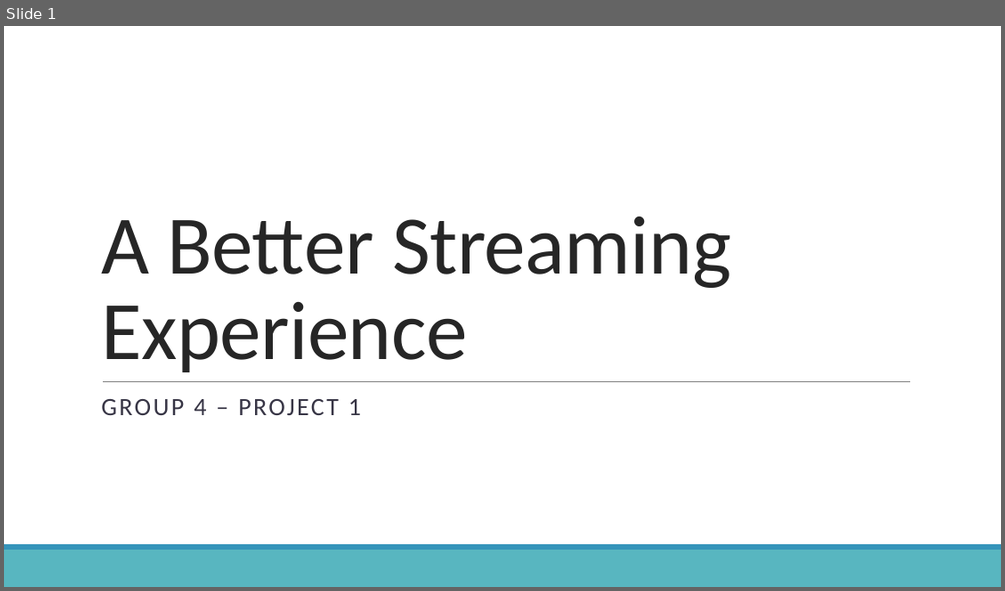
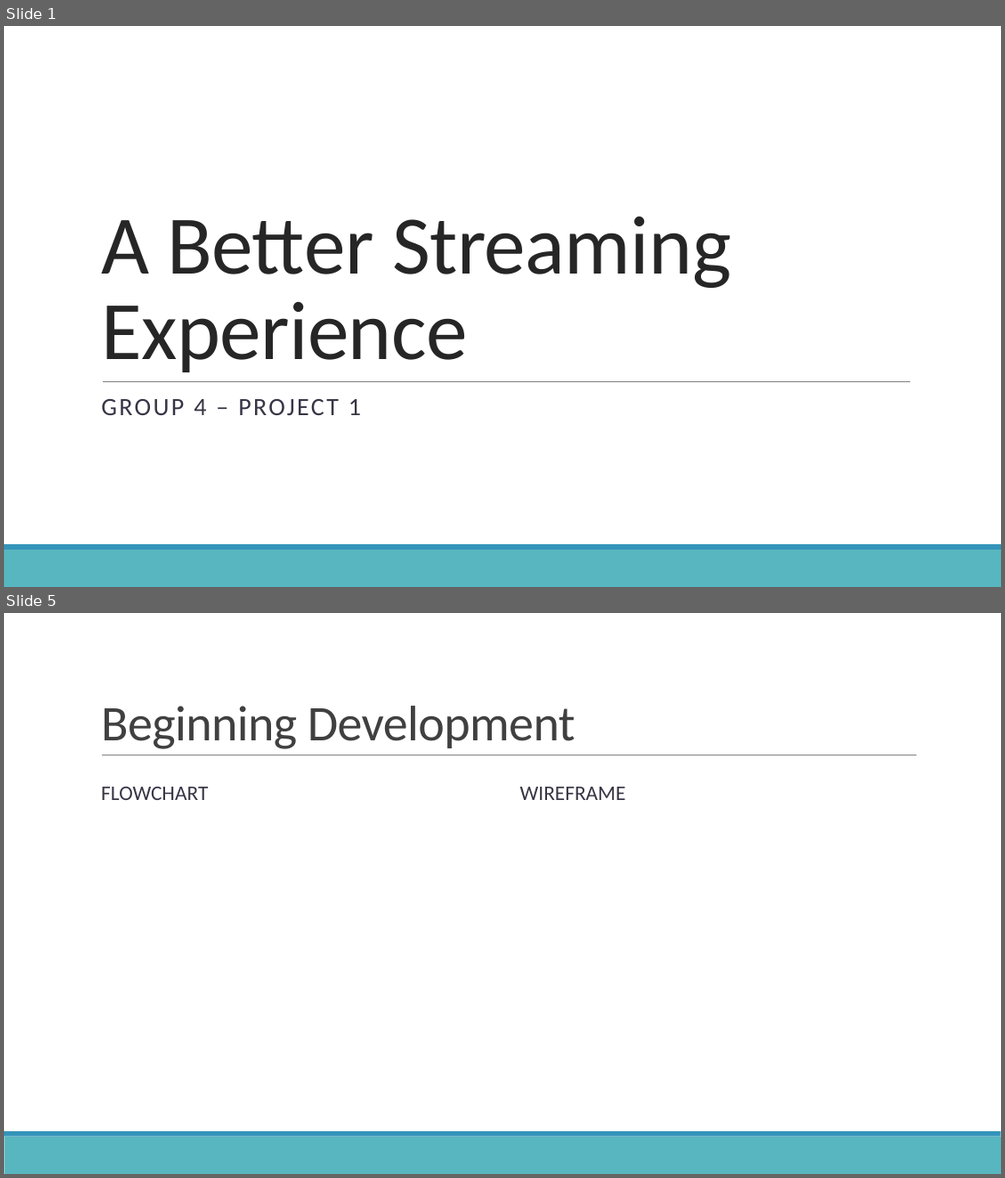
Before and after one commit to Group4Project1/project1, a slide deck: Assets/presentation/Group 4 Project 1 Presentation.pptx. Shown one above the other, each under a label of ours: slide 1 before the commit, slides 1 and 5 after it; the slides between them are not shown. The pictures are 1005x591 and 1005x1178 pixels, drawn with LibreOffice and Linux fonts; fonts in the diff are those of the drawing. Boxes give left, top, right and bottom in pixels: in the first picture for what was removed or moved away, otherwise in the second. Text is boxed around its words. In the diff, an @@ line names an element or a change of style, - is before the commit and + after.

```diff
--- a/Assets/presentation/Group 4 Project 1 Presentation.pptx
+++ b/Assets/presentation/Group 4 Project 1 Presentation.pptx
@@ slide 5 added at bbox=[4, 613, 1001, 1174], background #FFFFFF; not listed: 2 template elements that a slide beside it also shows @@
@@ title added at bbox=[101, 706, 575, 749], 48 pt, text #404040 @@
+Beginning Development
@@ line added from (102, 755) to (917, 755), #808080 0.5 pt @@
@@ text added at bbox=[101, 787, 208, 800], 20 pt, text #373545 @@
+FLOWCHART
@@ text added at bbox=[520, 787, 626, 800], 20 pt, text #373545 @@
+WIREFRAME
```
Also in this commit, not shown: 3 other slides added, 1 slide removed.
